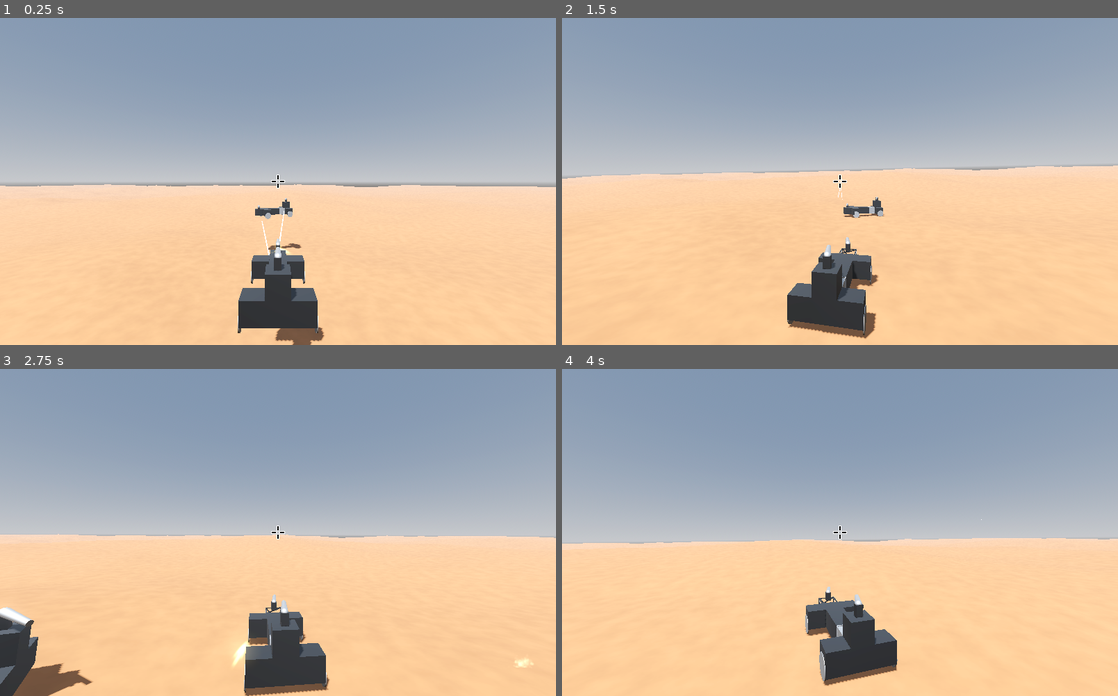
Above: before the commit, frames 1-4 (two rows, left to right).
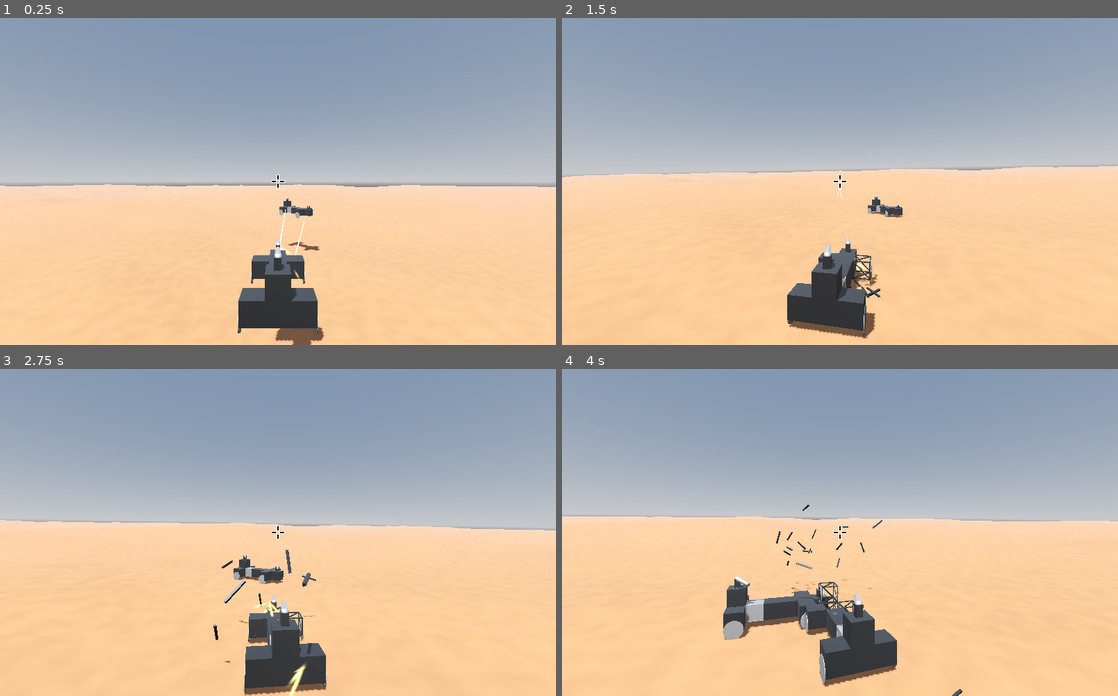
Above: after the commit, the same moments.

Repository: mcjohnalds/metal-skirmish
Game: Godot game, scene res://scenes/level.tscn
The game is run twice, just before and just after one commit, with the same random seed, the same clock (stepped at 60 frames per second) and the same inputs. The project has no main scene, so this scene is started directly.
Inputs (mouse positions are in pixels of both pictures, inside the frame that each line leads up to):
- Up to frame 1 (0.25 s): no input
- Up to frame 2 (1.5 s): move the mouse to (867, 181) at 0.52 s; hold W (move_forward) from 0.53 s (still down); click (867, 181) at 0.67 s; move the mouse to (812, 181) at 1.27 s; click (812, 181) at 1.42 s
- Up to frame 3 (2.75 s): keep holding W (move_forward); move the mouse to (289, 525) at 2.02 s; click (289, 525) at 2.17 s
- Up to frame 4 (4 s): keep holding W (move_forward); move the mouse to (834, 539) at 2.77 s; click (834, 539) at 2.92 s; move the mouse to (878, 535) at 3.52 s; click (878, 535) at 3.67 s

The runs differ from the first frame. In frame 1, 0.5% of the frame differs, in the area x 45-58%, y 54-80%; in frame 2, 0.8%; in frame 3, 7.0%; in frame 4, 9.2%, in the area x 0-100%, y 41-100%.

Commit message:
vehicle destruction

Diff:
--- a/project.godot
+++ b/project.godot
@@ -54,7 +54,8 @@
 
 3d_physics/layer_1="main"
 3d_physics/layer_2="ground"
-3d_physics/layer_3="giblet"
+3d_physics/layer_3="part giblet"
+3d_physics/layer_4="frame giblet"
 
 [physics]
 
--- /dev/null
+++ b/scenes/frame_giblet.tscn
@@ -0,0 +1,20 @@
+[gd_scene load_steps=4 format=3 uid="uid://dxlkanl7xmb5k"]
+
+[ext_resource type="Script" path="res://scripts/giblet.gd" id="1_m68b3"]
+[ext_resource type="PackedScene" uid="uid://beqwv26ycacot" path="res://scenes/frame.tscn" id="2_0lhks"]
+
+[sub_resource type="BoxShape3D" id="BoxShape3D_fmxsd"]
+
+[node name="FrameGiblet" type="RigidBody3D" node_paths=PackedStringArray("mesh")]
+collision_layer = 8
+collision_mask = 2
+mass = 50.0
+script = ExtResource("1_m68b3")
+mesh = NodePath("Frame/Frame")
+
+[node name="Frame" parent="." instance=ExtResource("2_0lhks")]
+
+[node name="CollisionShape3D" type="CollisionShape3D" parent="."]
+shape = SubResource("BoxShape3D_fmxsd")
+
+[editable path="Frame"]
--- a/scenes/level.tscn
+++ b/scenes/level.tscn
@@ -6,6 +6,7 @@
 [ext_resource type="PackedScene" uid="uid://dhjl4ne7kf1gk" path="res://scenes/wheel_part.tscn" id="3_r4wk5"]
 [ext_resource type="Texture2D" uid="uid://btykjkru56eb8" path="res://textures/crosshair.svg" id="4_6exi3"]
 [ext_resource type="PackedScene" uid="uid://4fui5v13ebcj" path="res://scenes/gun_part.tscn" id="4_k3rsv"]
+[ext_resource type="Script" path="res://scripts/camera_pivot.gd" id="5_s3t70"]
 [ext_resource type="PackedScene" uid="uid://cxwv3sxpc8d4n" path="res://scenes/cockpit_part.tscn" id="6_43ypp"]
 [ext_resource type="Script" path="res://scripts/ground.gd" id="6_c3dvn"]
 [ext_resource type="Shader" path="res://scripts/terrain.gdshader" id="7_b3nk6"]
@@ -100,8 +101,9 @@
 [node name="WheelPart4" parent="Player" instance=ExtResource("3_r4wk5")]
 transform = Transform3D(1, 0, 0, 0, 1, 0, 0, 0, 1, 0, 0, 4)
 
-[node name="CameraPivot" type="Node3D" parent="Player"]
+[node name="CameraPivot" type="Node3D" parent="Player" groups=["camera pivot"]]
 transform = Transform3D(1, 0, 0, 0, 1, 0, 0, 0, 1, 1, 5, 2.5)
+script = ExtResource("5_s3t70")
 
 [node name="Camera3D" type="Camera3D" parent="Player/CameraPivot"]
 transform = Transform3D(-1, 0, -8.74228e-08, 0, 1, 0, 8.74228e-08, 0, -1, 0, 0, -11)
@@ -119,7 +121,7 @@
 transform = Transform3D(1, 0, 0, 0, 1, 0, 0, 0, 1, 1, 0, 1)
 
 [node name="Enemy" type="RigidBody3D" parent="."]
-transform = Transform3D(-0.432149, 0, 0.901802, 0, 1, 0, -0.901802, 0, -0.432149, 0.0588708, 10.831, 29.2805)
+transform = Transform3D(-0.757644, 0, -0.652667, 0, 1, 0, 0.652667, 0, -0.757644, 0.0588708, 10.831, 29.2805)
 mass = 1000.0
 center_of_mass_mode = 1
 script = ExtResource("2_7obre")
@@ -154,15 +156,6 @@
 [node name="WheelPart4" parent="Enemy" instance=ExtResource("3_r4wk5")]
 transform = Transform3D(1, 0, 0, 0, 1, 0, 0, 0, 1, 0, 0, 4)
 
-[node name="CameraPivot" type="Node3D" parent="Enemy"]
-transform = Transform3D(1, 0, 0, 0, 1, 0, 0, 0, 1, 1, 5, 2.5)
-
-[node name="Camera3D" type="Camera3D" parent="Enemy/CameraPivot"]
-transform = Transform3D(-1, 0, -8.74228e-08, 0, 1, 0, 8.74228e-08, 0, -1, 0, 0, -11)
-
-[node name="Aim" type="RayCast3D" parent="Enemy/CameraPivot/Camera3D"]
-target_position = Vector3(2.08165e-12, 2.08165e-12, -1000)
-
 [node name="GunPart1" parent="Enemy" instance=ExtResource("4_k3rsv")]
 transform = Transform3D(1, 0, 0, 0, 1, 0, 0, 0, 1, 1, 1, 5)
 
@@ -173,6 +166,7 @@
 transform = Transform3D(1, 0, 0, 0, 1, 0, 0, 0, 1, 1, 0, 1)
 
 [node name="Ground" type="StaticBody3D" parent="." groups=["ground"]]
+collision_layer = 3
 script = ExtResource("6_c3dvn")
 
 [node name="MeshInstance3D" type="MeshInstance3D" parent="Ground"]
--- a/scenes/part_giblet.tscn
+++ b/scenes/part_giblet.tscn
@@ -1,6 +1,6 @@
 [gd_scene load_steps=4 format=3 uid="uid://r6dvvvbbq1ft"]
 
-[ext_resource type="Script" path="res://scripts/part_giblet.gd" id="1_m23yi"]
+[ext_resource type="Script" path="res://scripts/giblet.gd" id="1_4u0hb"]
 
 [sub_resource type="BoxMesh" id="BoxMesh_427au"]
 size = Vector3(0.1, 0.1, 1)
@@ -8,10 +8,11 @@
 [sub_resource type="BoxShape3D" id="BoxShape3D_nlubv"]
 size = Vector3(0.1, 0.1, 1)
 
-[node name="PartGiblet" type="RigidBody3D"]
+[node name="PartGiblet" type="RigidBody3D" node_paths=PackedStringArray("mesh")]
 collision_layer = 4
 collision_mask = 2
-script = ExtResource("1_m23yi")
+script = ExtResource("1_4u0hb")
+mesh = NodePath("MeshInstance3D")
 
 [node name="MeshInstance3D" type="MeshInstance3D" parent="."]
 mesh = SubResource("BoxMesh_427au")
--- /dev/null
+++ b/scripts/camera_pivot.gd
@@ -0,0 +1,19 @@
+class_name CameraPivot
+extends Node3D
+
+@onready var camera: Camera3D = $Camera3D
+@onready var aim: RayCast3D = $Camera3D/Aim
+var view_pitch := 0.0
+
+func _input(event: InputEvent) -> void:
+	if event.is_action_pressed("ui_cancel"):
+		get_tree().quit()
+	if event is InputEventMouseMotion:
+		var sensitivity := 0.002
+		var motion := event as InputEventMouseMotion
+		rotation.y -= motion.relative.x * sensitivity
+		view_pitch += motion.relative.y * sensitivity
+		var m := TAU / 4.0
+		view_pitch = clampf(view_pitch, -m, m)
+		rotation.x = view_pitch / 2.0
+		camera.rotation.x = -view_pitch / 2.0
--- a/scripts/part_giblet.gd
+++ b/scripts/giblet.gd
@@ -1,7 +1,7 @@
-class_name PartGiblet
+class_name Giblet
 extends RigidBody3D
 
-@onready var mesh: MeshInstance3D = $MeshInstance3D
+@export var mesh: MeshInstance3D
 
 
 func _ready() -> void:
@@ -10,6 +10,12 @@
 	linear_velocity += rand_vector3(5.0) * Vector3(1.0, 0.0, 1.0)
 	linear_velocity.y += randf_range(5.0, 10.0)
 	await get_tree().create_timer(5.0).timeout
+	collision_layer = 0
+	collision_mask = 0
+	sleeping = false
+	# If I don't add some velocity, body is frozen for some reason
+	linear_velocity.y -= 0.2
+	await get_tree().create_timer(5.0).timeout
 	queue_free()
 
 
--- a/scripts/global.gd
+++ b/scripts/global.gd
@@ -10,6 +10,11 @@
 var ground: Node3D:
 	get:
 		return get_tree().get_first_node_in_group("ground")
+
+
+var camera_pivot: Node3D:
+	get:
+		return get_tree().get_first_node_in_group("camera pivot")
 
 
 static func safe_look_at(node: Node3D, target: Vector3, use_model_front: bool = false) -> void:
--- a/scripts/vehicle.gd
+++ b/scripts/vehicle.gd
@@ -10,21 +10,19 @@
 const dirt_hit_scene: PackedScene = preload("res://scenes/dirt_hit.tscn")
 const metal_hit_scene: PackedScene = preload("res://scenes/metal_hit.tscn")
 const part_giblet_scene: PackedScene = preload("res://scenes/part_giblet.tscn")
-@onready var camera_pivot: Node3D = $CameraPivot
-@onready var aim_ray_cast: RayCast3D = $CameraPivot/Camera3D/Aim
+const frame_giblet_scene: PackedScene = preload("res://scenes/frame_giblet.tscn")
 @export var is_player := false
 var cockpit_part: CockpitPart
 var wheel_parts: Array[WheelPart] = []
 var gun_parts: Array[GunPart] = []
-var view_pitch := 0.0
-var parts: Array[Variant] = []
+var parts: Array[Node3D] = []
 
 
 func _ready() -> void:
 	var part_count := 0
 	var part_position_sum := Vector3.ZERO
 	var shapes: Array = []
-	aim_ray_cast.add_exception(self)
+	g.camera_pivot.aim.add_exception(self)
 	for child: Node in get_children():
 		var is_part := false
 		if child is ArmorPart:
@@ -81,23 +79,8 @@
 		_physics_process_wheel_part(part, delta)
 
 
-func _input(event: InputEvent) -> void:
-	if event.is_action_pressed("ui_cancel"):
-		get_tree().quit()
-	if event is InputEventMouseMotion:
-		var sensitivity := 0.002
-		var motion := event as InputEventMouseMotion
-		camera_pivot.rotation.y -= motion.relative.x * sensitivity
-		view_pitch += motion.relative.y * sensitivity
-		var m := TAU / 4.0
-		view_pitch = clampf(view_pitch, -m, m)
-		camera_pivot.rotation.x = view_pitch / 2.0
-		var camera := camera_pivot.get_child(0)
-		camera.rotation.x = -view_pitch / 2.0
-
-
 func _physics_process_gun_part(part: GunPart) -> void:
-	if part.health == 0.0 or cockpit_part.health == 0.0:
+	if part.health == 0.0 or cockpit_part.health == 0.0 or not g.player:
 		return
 	var fire_rate := 10.0
 	var gun_ready: bool = Global.get_ticks_sec() - part.last_fired_at >= 1.0 / fire_rate
@@ -105,10 +88,10 @@
 	if wants_to_shoot and gun_ready:
 		var target: Vector3
 		if is_player:
-			if aim_ray_cast.get_collider():
-				target = aim_ray_cast.get_collision_point()
+			if g.camera_pivot.aim.get_collider():
+				target = g.camera_pivot.aim.get_collision_point()
 			else:
-				target = aim_ray_cast.global_transform * aim_ray_cast.target_position
+				target = g.camera_pivot.aim.global_transform * g.camera_pivot.aim.target_position
 		else:
 			var target_part: Node3D = g.player.cockpit_part
 			for p in g.player.parts:
@@ -260,7 +243,7 @@
 func get_throttle_input() -> float:
 	if is_player:
 		return Input.get_axis("move_backward", "move_forward")
-	return 0.8
+	return 0.8 * 0.0
 
 
 func get_steering_input() -> float:
@@ -286,13 +269,26 @@
 		if hit_part is CockpitPart:
 			hit_part.cockpit.visible = false
 		hit_part.health = 0.0
-		var hit_part_frame: Frame = hit_part.frame
-		hit_part_frame.visible = true
 		for i in 8:
-			var giblet: PartGiblet = part_giblet_scene.instantiate()
+			var giblet: Giblet = part_giblet_scene.instantiate()
 			get_tree().current_scene.add_child(giblet)
 			giblet.linear_velocity += Global.get_point_velocity(vehicle, hit_part.global_position)
 			giblet.global_position = hit_part.global_position
+			var hit_part_frame: Frame = hit_part.frame
+			hit_part_frame.visible = true
 			giblet.mesh.material_override = hit_part_frame.mesh.material_override
-		if not hit_part is CockpitPart:
+		if hit_part is CockpitPart:
+			vehicle.queue_free()
+			for p: Node3D in vehicle.parts:
+				var giblet: Giblet = frame_giblet_scene.instantiate()
+				get_tree().current_scene.add_child(giblet)
+				giblet.global_position = p.global_position
+				giblet.global_rotation = p.global_rotation
+				giblet.linear_velocity += Global.get_point_velocity(vehicle, p.global_position)
+				giblet.angular_velocity += vehicle.angular_velocity
+				var p_frame: Frame = p.frame
+				giblet.mesh.material_override = p_frame.mesh.material_override
+			if vehicle.is_player:
+				g.camera_pivot.reparent(get_tree().current_scene)
+		else:
 			vehicle.shape_owner_set_disabled(shape_index, true)
Not shown: 1 places in scenes/level.tscn that only renumber resources
